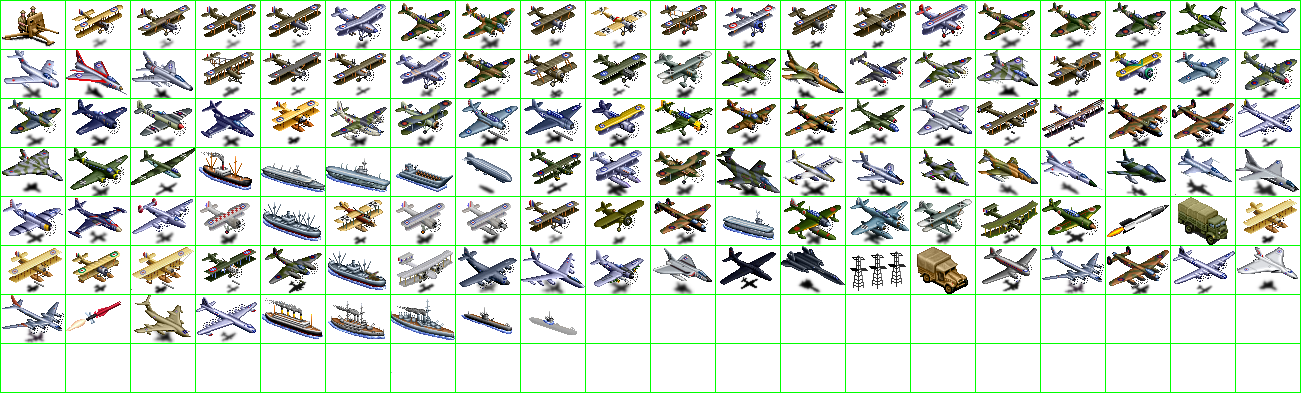
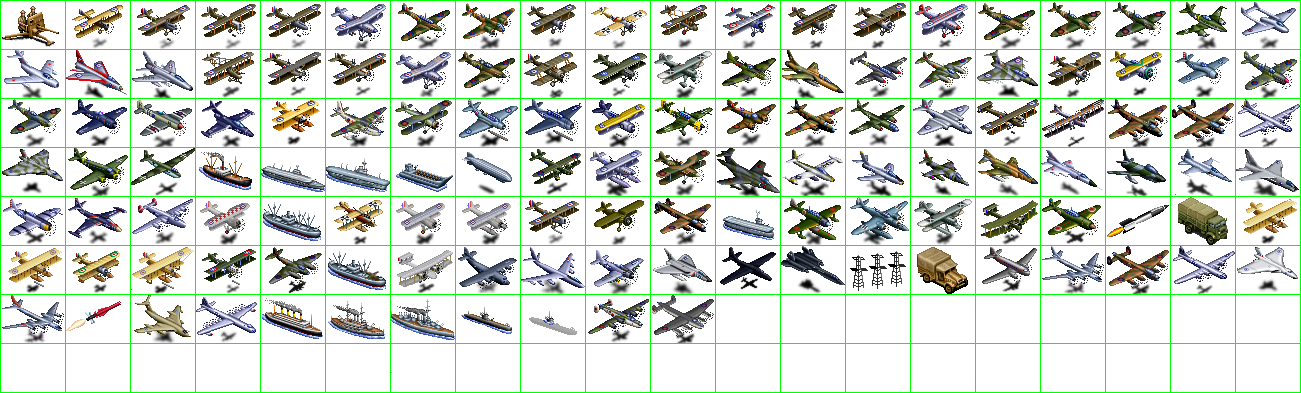
The second 1301px x 393px image is a revision of the first. Changes to its layers:
painted on "units" over [588, 295, 714, 343]
